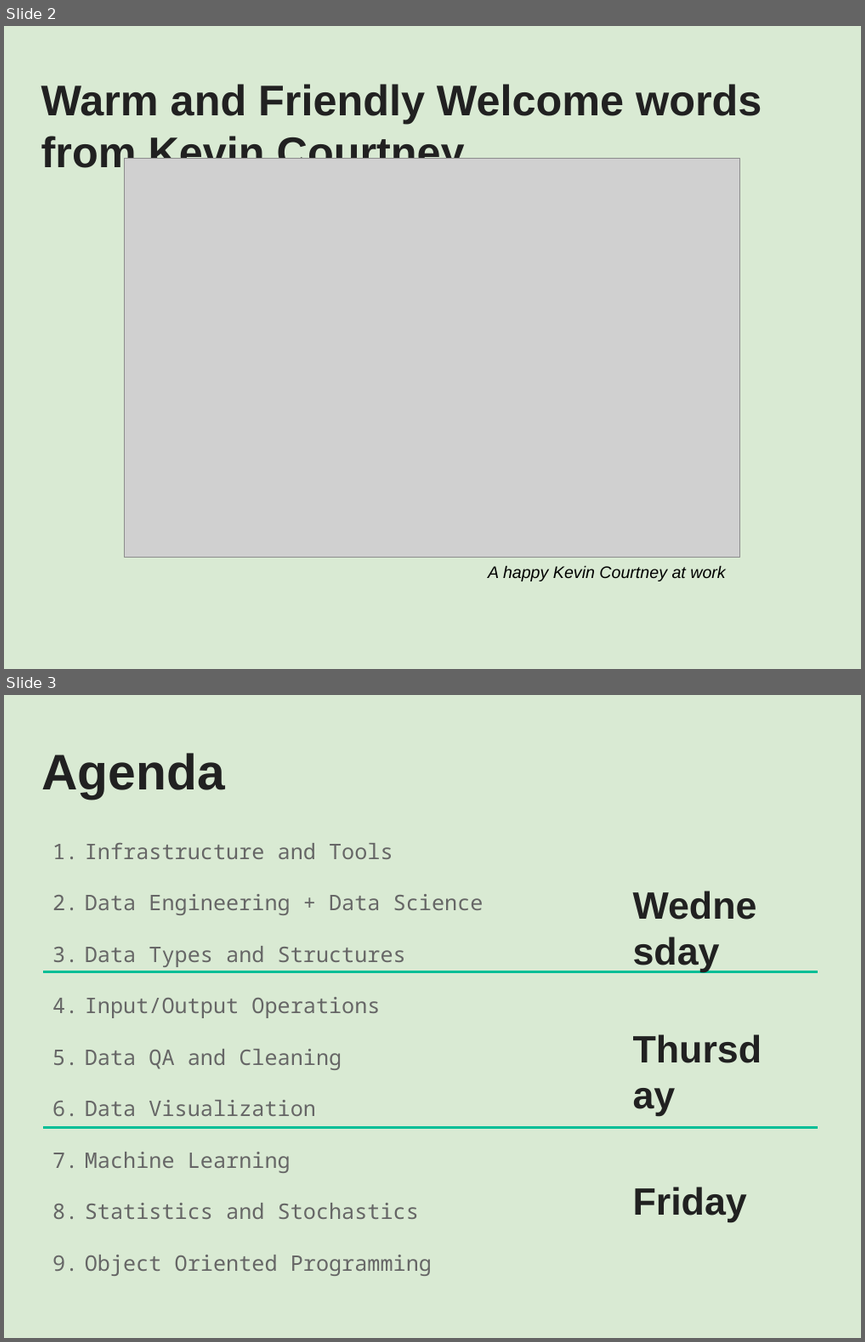
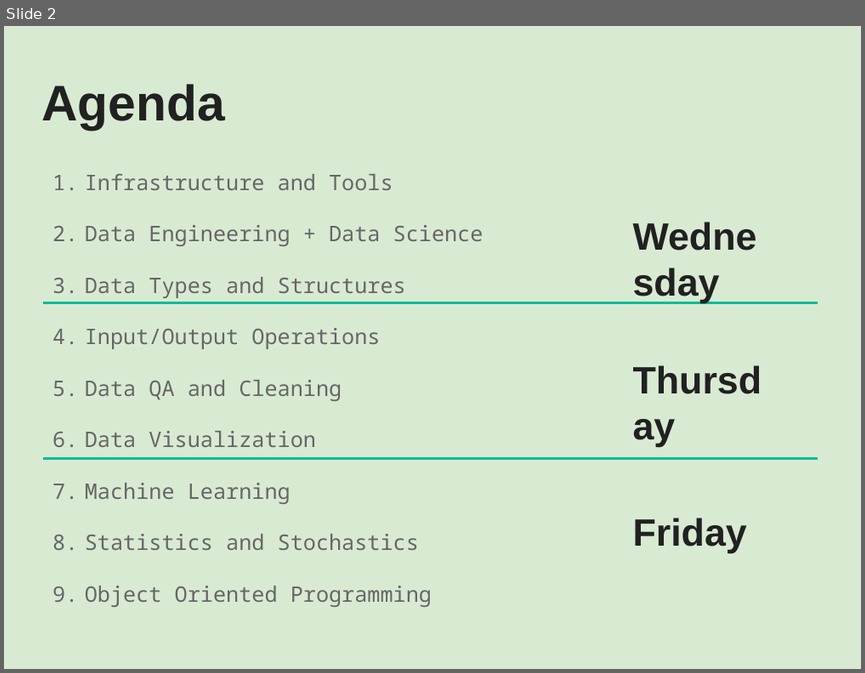
Before and after one commit to tttrinter/Python_Training, a slide deck: 1. Infrastructure & Tools.pptx. Shown one above the other, each under a label of ours: slides 2 and 3 before the commit, slide 2 after it. The pictures are 865x1342 and 865x673 pixels, drawn with LibreOffice and Linux fonts; fonts in the diff are those of the drawing; grey boxes stand for pictures. Boxes give left, top, right and bottom in pixels: in the first picture for what was removed or moved away, otherwise in the second. Text is boxed around its words. In the diff, an @@ line names an element or a change of style, - is before the commit and + after.

```diff
--- a/1. Infrastructure & Tools.pptx
+++ b/1. Infrastructure & Tools.pptx
@@ slide 2 removed at bbox=[4, 26, 861, 669], background #D9EAD3 @@
@@ title removed at bbox=[41, 84, 761, 176] @@
-Warm and Friendly Welcome words from Kevin Courtney
@@ picture removed at bbox=[125, 158, 740, 557] @@
@@ text removed at bbox=[488, 565, 725, 581] @@
-A happy Kevin Courtney at work
@@ what was slide 3 is now slide 2 @@
```
Also in this commit, not shown: 3 slides changed.
